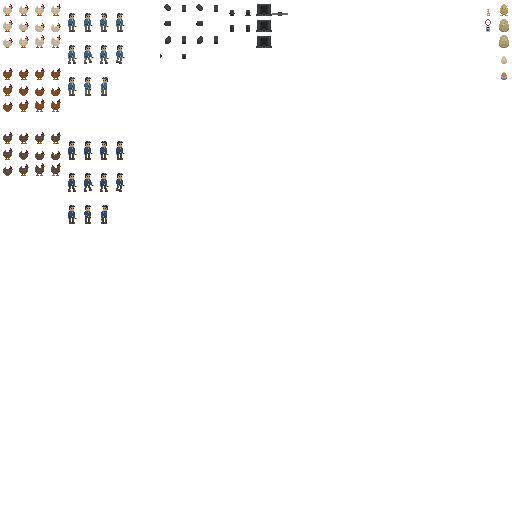
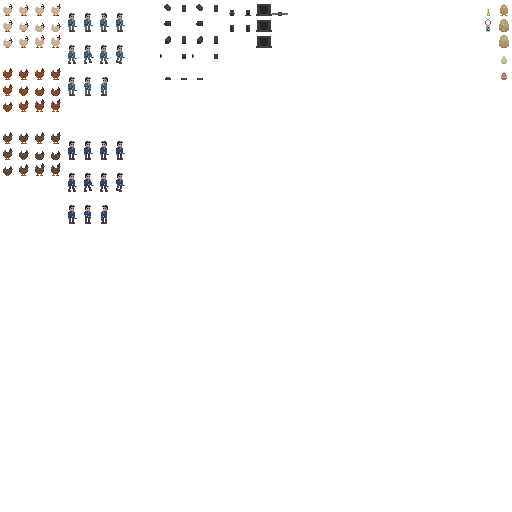
Comparing the layer stacks of the two (512, 512) images. Changes:
added group "Large Red Button" with 1 layers above "Laser" over [165, 77, 203, 80]
added layer "Layer 59" in group "Large Red Button" over [165, 77, 203, 80]
added layer "Layer 60" in group "Laser" over [192, 54, 218, 59]
